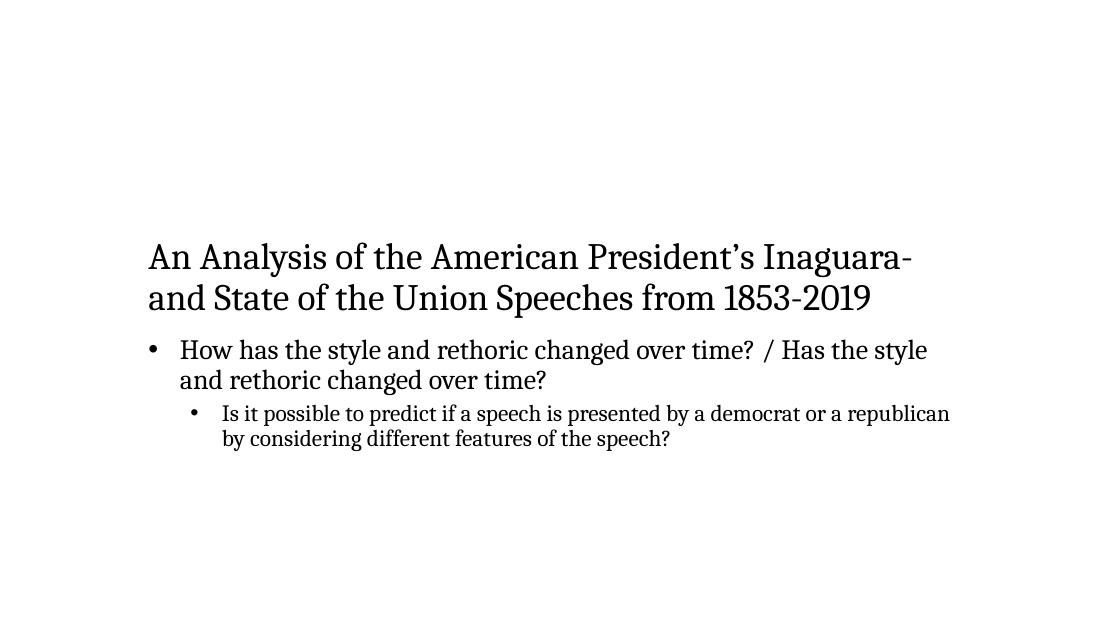
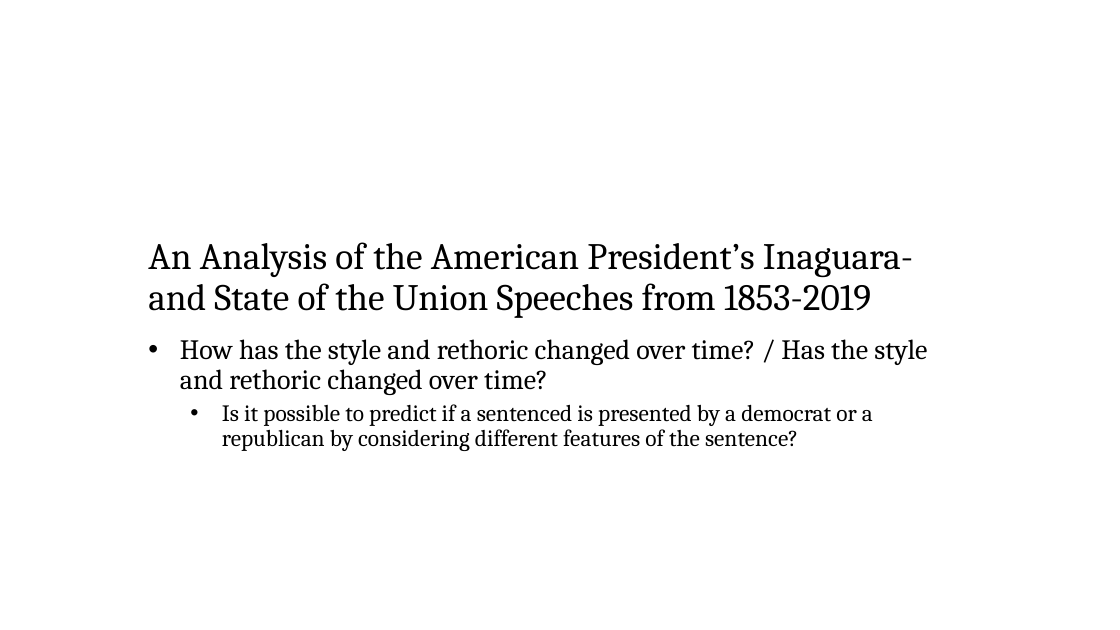
Before and after one commit to GitStephanFleig/SDS, a slide deck: slide 1 of Exam project_SDS.pptx. Drawn at 1120x630 pixels with LibreOffice and Linux fonts; fonts in the diff are those of the drawing. Boxes give left, top, right and bottom in pixels: in the first picture for what was removed or moved away, otherwise in the second. Text is boxed around its words. In the diff, an @@ line names an element or a change of style, - is before the commit and + after.

```diff
--- a/Exam project_SDS.pptx
+++ b/Exam project_SDS.pptx
@@ subtitle at box(222, 404, 873, 451): text changed @@
-  • Is it possible to predict if a speech is presented by a democrat or a republican by considering different features of the speech?
+  • Is it possible to predict if a sentenced is presented by a democrat or a republican by considering different features of the sentence?
```
